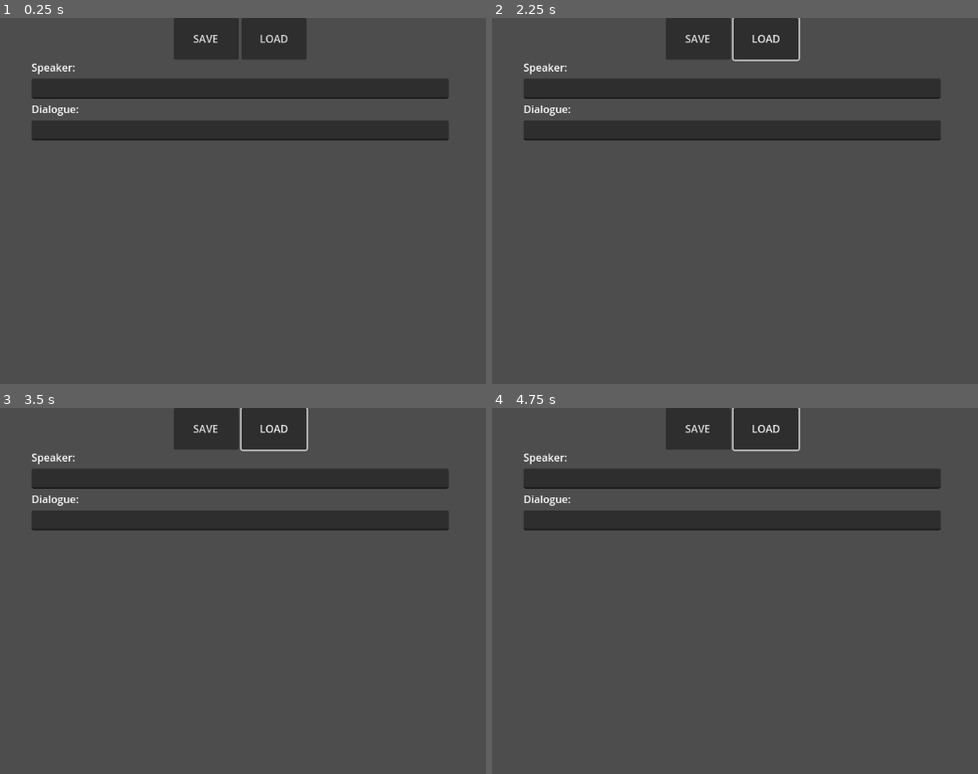
Above: before the commit, frames 1-4 (two rows, left to right).
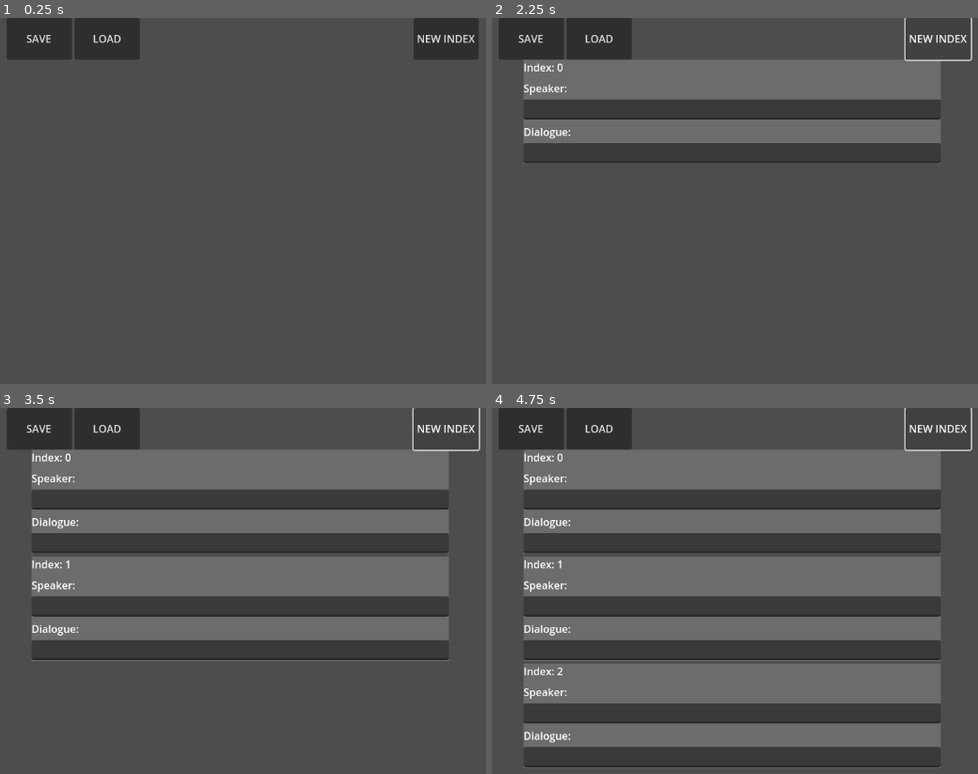
Above: after the commit, the same moments.

Repository: POtOSoftware/YADSMan
Game: Godot game, scene res://Scenes/Prototype/Prototype.tscn
Same seed, same stepped clock (60 frames per second), same inputs: the game is played once before the commit and once after it.
Inputs (mouse positions are in pixels of both pictures, inside the frame that each line leads up to):
- Up to frame 1 (0.25 s): no input
- Up to frame 2 (2.25 s): click "SAVE" at 0.5 s; click "LOAD" at 1.25 s; click (939, 39) at 2 s, where only the run after the commit has a clickable "NEW INDEX"
- Up to frame 3 (3.5 s): click (447, 429) at 2.75 s, where only the run after the commit has a clickable "NEW INDEX"
- Up to frame 4 (4.75 s): click (939, 429) at 3.5 s, where only the run after the commit has a clickable "NEW INDEX"

The runs differ from the first frame. In frame 1, 17% of the frame differs, in the area x 1-99%, y 0-34%; in frame 2, 22%; in frame 3, 38%; in frame 4, 53%, in the area x 1-99%, y 0-99%.

Commit message:
multi line editing (with saving! but no loading yet)

Diff:
--- /dev/null
+++ b/Global/FileManager.gd
@@ -0,0 +1,15 @@
+extends Node
+
+var yads_output: ConfigFile = ConfigFile.new()
+
+func save_line_to_file(_index_int: int, _speaker_text: String, _dialogue_text: String):
+	var index_string = str(_index_int) # idk, just for convenience ig
+	print("SAVING LINES FROM INDEX " + index_string)
+
+	yads_output.set_value(index_string, "speaker", _speaker_text)
+	yads_output.set_value(index_string, "line", _dialogue_text)
+
+	if yads_output.save(GlobalManager.working_file_path) == OK:
+		print("SUCCESSFULLY SAVED LINES FROM INDEX " + index_string)
+	else:
+		print("FUCK ME! SAVING LINES FROM INDEX " + index_string + " HAS FAILED!")
--- /dev/null
+++ b/Global/GlobalManager.gd
@@ -0,0 +1,17 @@
+extends Node
+
+var current_total_indexes: int = 0
+var working_file_path: String = "res://testing.yads"
+
+# do not ask why rmpp used a different prefab variable formatting, im very indecisive teehee :3c
+var prefab_line_editor: PackedScene = preload("res://Prefabs/LineEditor/LineEditor.tscn")
+
+var line_editor_container: Node = null
+
+func create_line_editor_item(_index: int) -> void:
+	var instance_line_editor: Node = prefab_line_editor.instantiate()
+
+	line_editor_container.add_child(instance_line_editor)
+	instance_line_editor.initialize_index(_index)
+
+	current_total_indexes += 1
--- /dev/null
+++ b/Prefabs/LineEditor/LineEditor.tscn
@@ -0,0 +1,93 @@
+[gd_scene load_steps=2 format=3 uid="uid://haosvlinuilg"]
+
+[ext_resource type="Script" uid="uid://dte72qvhnl8xr" path="res://Prefabs/LineEditor/line_editor.gd" id="1_hfxg0"]
+
+[node name="LineEditor" type="Control" groups=["line_editor"]]
+custom_minimum_size = Vector2(0, 160)
+layout_mode = 3
+anchors_preset = 10
+anchor_right = 1.0
+offset_bottom = 160.0
+grow_horizontal = 2
+size_flags_horizontal = 3
+script = ExtResource("1_hfxg0")
+
+[node name="ColorRect" type="ColorRect" parent="."]
+layout_mode = 1
+anchors_preset = 15
+anchor_right = 1.0
+anchor_bottom = 1.0
+grow_horizontal = 2
+grow_vertical = 2
+color = Color(0.423651, 0.423651, 0.423651, 1)
+
+[node name="IndexLabel" type="Label" parent="ColorRect"]
+layout_mode = 1
+anchors_preset = 10
+anchor_right = 1.0
+offset_bottom = 23.0
+grow_horizontal = 2
+text = "Index: X"
+
+[node name="SpeakerEdit" type="Control" parent="ColorRect"]
+custom_minimum_size = Vector2(0, 60)
+layout_mode = 1
+anchors_preset = 10
+anchor_right = 1.0
+offset_top = 32.0
+offset_bottom = 92.0
+grow_horizontal = 2
+metadata/_edit_group_ = true
+
+[node name="SpeakerLabel" type="Label" parent="ColorRect/SpeakerEdit"]
+layout_mode = 1
+anchors_preset = 10
+anchor_right = 1.0
+offset_bottom = 23.0
+grow_horizontal = 2
+text = "Speaker:"
+vertical_alignment = 1
+justification_flags = 162
+
+[node name="SpeakerEdit" type="LineEdit" parent="ColorRect/SpeakerEdit"]
+layout_mode = 1
+anchors_preset = 12
+anchor_top = 1.0
+anchor_right = 1.0
+anchor_bottom = 1.0
+offset_top = -31.0
+grow_horizontal = 2
+grow_vertical = 0
+
+[node name="Dialogue" type="Control" parent="ColorRect"]
+custom_minimum_size = Vector2(0, 60)
+layout_mode = 1
+anchors_preset = 12
+anchor_top = 1.0
+anchor_right = 1.0
+anchor_bottom = 1.0
+offset_top = -61.0
+offset_bottom = -1.0
+grow_horizontal = 2
+grow_vertical = 0
+metadata/_edit_group_ = true
+
+[node name="DialogueLabel" type="Label" parent="ColorRect/Dialogue"]
+layout_mode = 1
+anchors_preset = 10
+anchor_right = 1.0
+offset_bottom = 23.0
+grow_horizontal = 2
+text = "Dialogue:"
+vertical_alignment = 1
+justification_flags = 162
+
+[node name="DialogueEdit" type="LineEdit" parent="ColorRect/Dialogue"]
+layout_mode = 1
+anchors_preset = 12
+anchor_top = 1.0
+anchor_right = 1.0
+anchor_bottom = 1.0
+offset_top = -31.0
+grow_horizontal = 2
+grow_vertical = 0
--- /dev/null
+++ b/Prefabs/LineEditor/line_editor.gd
@@ -0,0 +1,23 @@
+extends Control
+
+@onready var current_index_label: Node = $ColorRect/IndexLabel
+@onready var speaker_edit: Node = $ColorRect/SpeakerEdit/SpeakerEdit
+@onready var dialogue_edit: Node = $ColorRect/Dialogue/DialogueEdit
+
+var current_index: int
+
+func initialize_index(_index: int):
+	current_index = _index
+	current_index_label.text = "Index: " + str(current_index)
+	print("INITIALIZED LINE EDITOR WITH INDEX " + str(current_index))
+
+func get_current_index() -> int:
+	return current_index
+
+func get_speaker_text() -> String:
+	print("Index " + str(get_current_index()) + ": Speaker Text=" + speaker_edit.text)
+	return speaker_edit.text
+
+func get_dialogue_text() -> String:
+	print("Index " + str(get_current_index()) + ": Dialogue Text=" + dialogue_edit.text)
+	return dialogue_edit.text
--- a/Scenes/Prototype/Prototype.tscn
+++ b/Scenes/Prototype/Prototype.tscn
@@ -23,79 +23,49 @@
 grow_horizontal = 2
 grow_vertical = 2
 
-[node name="SpeakerEdit" type="Control" parent="VBoxContainer"]
-custom_minimum_size = Vector2(0, 60)
-layout_mode = 2
-
-[node name="SpeakerLabel" type="Label" parent="VBoxContainer/SpeakerEdit"]
-layout_mode = 1
-anchors_preset = 10
-anchor_right = 1.0
-offset_bottom = 23.0
-grow_horizontal = 2
-text = "Speaker:"
-vertical_alignment = 1
-justification_flags = 162
-
-[node name="SpeakerEdit" type="LineEdit" parent="VBoxContainer/SpeakerEdit"]
-layout_mode = 1
-anchors_preset = 12
-anchor_top = 1.0
-anchor_right = 1.0
-anchor_bottom = 1.0
-offset_top = -31.0
-grow_horizontal = 2
-grow_vertical = 0
-
-[node name="Dialogue" type="Control" parent="VBoxContainer"]
-custom_minimum_size = Vector2(0, 60)
-layout_mode = 2
-
-[node name="DialogueLabel" type="Label" parent="VBoxContainer/Dialogue"]
-layout_mode = 1
-anchors_preset = 10
-anchor_right = 1.0
-offset_bottom = 23.0
-grow_horizontal = 2
-text = "Dialogue:"
-vertical_alignment = 1
-justification_flags = 162
-
-[node name="DialogueEdit" type="LineEdit" parent="VBoxContainer/Dialogue"]
-layout_mode = 1
-anchors_preset = 12
-anchor_top = 1.0
-anchor_right = 1.0
-anchor_bottom = 1.0
-offset_top = -31.0
-grow_horizontal = 2
-grow_vertical = 0
-
-[node name="SaveLoadButtons" type="Control" parent="."]
+[node name="TopBarButtons" type="Control" parent="."]
 layout_mode = 1
 anchors_preset = 10
 anchor_right = 1.0
 offset_bottom = 64.0
 grow_horizontal = 2
 
-[node name="HBoxContainer" type="HBoxContainer" parent="SaveLoadButtons"]
+[node name="HBoxContainer" type="HBoxContainer" parent="TopBarButtons"]
 layout_mode = 1
 anchors_preset = 15
 anchor_right = 1.0
 anchor_bottom = 1.0
+offset_right = -512.0
 grow_horizontal = 2
 grow_vertical = 2
 alignment = 1
 
-[node name="SaveButton" type="Button" parent="SaveLoadButtons/HBoxContainer"]
+[node name="SaveButton" type="Button" parent="TopBarButtons/HBoxContainer"]
 custom_minimum_size = Vector2(100, 0)
 layout_mode = 2
 text = "SAVE"
 
-[node name="LoadButton" type="Button" parent="SaveLoadButtons/HBoxContainer"]
+[node name="LoadButton" type="Button" parent="TopBarButtons/HBoxContainer"]
 custom_minimum_size = Vector2(100, 0)
 layout_mode = 2
 text = "LOAD"
 
-[connection signal="pressed" from="SaveLoadButtons/HBoxContainer/SaveButton" to="." method="_on_save_button_pressed"]
-[connection signal="pressed" from="SaveLoadButtons/HBoxContainer/LoadButton" to="." method="_on_load_button_pressed"]
+[node name="HBoxContainer2" type="HBoxContainer" parent="TopBarButtons"]
+layout_mode = 1
+anchors_preset = 15
+anchor_right = 1.0
+anchor_bottom = 1.0
+offset_left = 640.0
+offset_right = -8.0
+grow_horizontal = 2
+grow_vertical = 2
+alignment = 1
+
+[node name="NewIndex" type="Button" parent="TopBarButtons/HBoxContainer2"]
+custom_minimum_size = Vector2(100, 0)
+layout_mode = 2
+text = "NEW INDEX"
+
+[connection signal="pressed" from="TopBarButtons/HBoxContainer/SaveButton" to="." method="_on_save_button_pressed"]
+[connection signal="pressed" from="TopBarButtons/HBoxContainer/LoadButton" to="." method="_on_load_button_pressed"]
+[connection signal="pressed" from="TopBarButtons/HBoxContainer2/NewIndex" to="." method="_on_new_index_pressed"]
--- a/Scenes/Prototype/prototype.gd
+++ b/Scenes/Prototype/prototype.gd
@@ -2,53 +2,81 @@
 
 @onready var speaker_line_edit: Node = $VBoxContainer/SpeakerEdit/SpeakerEdit
 @onready var dialogue_line_edit: Node = $VBoxContainer/Dialogue/DialogueEdit
+@onready var dialogue_index_container: Node = $VBoxContainer
 
-func save_to_yads_file(_current_index: int = 0) -> void:
-	print("ATTEMPTING TO SAVE YADS FILE AT INDEX " + str(_current_index))
-	var yads_output = ConfigFile.new()
+func _ready() -> void:
+	# give the global manager script the scenes vbox container so it can add children to it
+	GlobalManager.line_editor_container = self.dialogue_index_container
 
-	yads_output.set_value(str(_current_index), "speaker", store_speaker_line())
-	yads_output.set_value(str(_current_index), "line", store_dialogue_line())
+func _exit_tree() -> void:
+	GlobalManager.line_editor_container = null
 
-	if yads_output.save("res://Test.yads") == OK:
-		print("SUCCESSFULLY SAVED YADS FILE AT INDEX " + str(_current_index))
-	else:
-		print("FUCK!")
+#func save_to_yads_file(_current_index: int = 0) -> void:
+#	print("ATTEMPTING TO SAVE YADS FILE AT INDEX " + str(_current_index))
+#	var yads_output = ConfigFile.new()
+#
+#	yads_output.set_value(str(_current_index), "speaker", store_speaker_line())
+#	yads_output.set_value(str(_current_index), "line", store_dialogue_line())
+#
+#	if yads_output.save("res://Test.yads") == OK:
+#		print("SUCCESSFULLY SAVED YADS FILE AT INDEX " + str(_current_index))
+#	else:
+#		print("FUCK!")
 
-func load_from_yads_file(_file_path: String = "res://Test.yads") -> void:
-	print("ATTEMPTING TO LOAD YADS FILE FROM " + _file_path)
-	var yads_input = ConfigFile.new()
-	if yads_input.load(_file_path) == OK:
-		print("LOADED YADS FILE " + _file_path + ", GRABBING LINES")
-	else:
-		print("HOLY FUCK!")
+#func load_from_yads_file(_file_path: String = "res://Test.yads") -> void:
+#	print("ATTEMPTING TO LOAD YADS FILE FROM " + _file_path)
+#	var yads_input = ConfigFile.new()
+#	if yads_input.load(_file_path) == OK:
+#		print("LOADED YADS FILE " + _file_path + ", GRABBING LINES")
+#	else:
+#		print("HOLY FUCK!")
+#
+#	for dialogue_index in yads_input.get_sections():
+#		load_speaker_line(yads_input.get_value(dialogue_index, "speaker"))
+#		load_dialogue_line(yads_input.get_value(dialogue_index, "line"))
 
-	for dialogue_index in yads_input.get_sections():
-		load_speaker_line(yads_input.get_value(dialogue_index, "speaker"))
-		load_dialogue_line(yads_input.get_value(dialogue_index, "line"))
+#func store_speaker_line() -> String:
+#	var _stored_speaker_line: String = speaker_line_edit.text
+#	print("STORING SPEAKER LINE: " + _stored_speaker_line)
+#
+#	return _stored_speaker_line
 
-func store_speaker_line() -> String:
-	var _stored_speaker_line: String = speaker_line_edit.text
-	print("STORING SPEAKER LINE: " + _stored_speaker_line)
+#func store_dialogue_line() -> String:
+#	var _stored_dialogue_line: String = dialogue_line_edit.text
+#	print("STORING DIALOGUE LINE: " + _stored_dialogue_line)
+#
+#	return _stored_dialogue_line
 
-	return _stored_speaker_line
+#func load_speaker_line(_input_line: String) -> void:
+#	print("LOADING SPEAKER LINE: " + _input_line)
+#	speaker_line_edit.text = _input_line
 
-func store_dialogue_line() -> String:
-	var _stored_dialogue_line: String = dialogue_line_edit.text
-	print("STORING DIALOGUE LINE: " + _stored_dialogue_line)
-
-	return _stored_dialogue_line
-
-func load_speaker_line(_input_line: String) -> void:
-	print("LOADING SPEAKER LINE: " + _input_line)
-	speaker_line_edit.text = _input_line
-
-func load_dialogue_line(_input_line: String) -> void:
-	print("LOADING DIALOGUE LINE: " + _input_line)
-	dialogue_line_edit.text = _input_line
+#func load_dialogue_line(_input_line: String) -> void:
+#	print("LOADING DIALOGUE LINE: " + _input_line)
+#	dialogue_line_edit.text = _input_line
 
 func _on_save_button_pressed() -> void:
-	save_to_yads_file(0)
+	print("SAVING ALL LINES TO FILE")
+	var _line_edits: Array[Node] = get_tree().get_nodes_in_group("line_editor")
 
-func _on_load_button_pressed() -> void:
-	load_from_yads_file("res://Test.yads")
+	for line_edit in _line_edits:
+		var _current_index: int = _line_edits[line_edit.get_index()].get_current_index()
+		var _current_speaker: String = _line_edits[line_edit.get_index()].get_speaker_text()
+		var _current_dialogue: String = _line_edits[line_edit.get_index()].get_dialogue_text()
+
+		FileManager.save_line_to_file(_current_index, _current_speaker, _current_dialogue)
+
+# wasn't paying attention and put the save code under the load button like a wittwe doofus :3c
+#func _on_load_button_pressed() -> void:
+	#print("SAVING ALL LINES TO FILE")
+	#var _line_edits: Array[Node] = get_tree().get_nodes_in_group("line_editor")
+	#
+	#for line_edit in _line_edits:
+	#	var _current_index: int = _line_edits[line_edit.get_index()].get_current_index()
+	#	var _current_speaker: String = _line_edits[line_edit.get_index()].get_speaker_text()
+	#	var _current_dialogue: String = _line_edits[line_edit.get_index()].get_dialogue_text()
+	#
+	#	FileManager.save_line_to_file(_current_index, _current_speaker, _current_dialogue)
+
+func _on_new_index_pressed() -> void:
+	GlobalManager.create_line_editor_item(GlobalManager.current_total_indexes)
--- a/project.godot
+++ b/project.godot
@@ -15,6 +15,11 @@
 config/features=PackedStringArray("4.4", "GL Compatibility")
 config/icon="res://icon.svg"
 
+[autoload]
+
+GlobalManager="*res://Global/GlobalManager.gd"
+FileManager="*res://Global/FileManager.gd"
+
 [display]
 
 window/stretch/aspect="expand"
Not shown, added: Global/FileManager.gd.uid
Not shown, added: Global/GlobalManager.gd.uid
Not shown, added: Prefabs/LineEditor/line_editor.gd.uid
Not shown, changed: .gitignore
